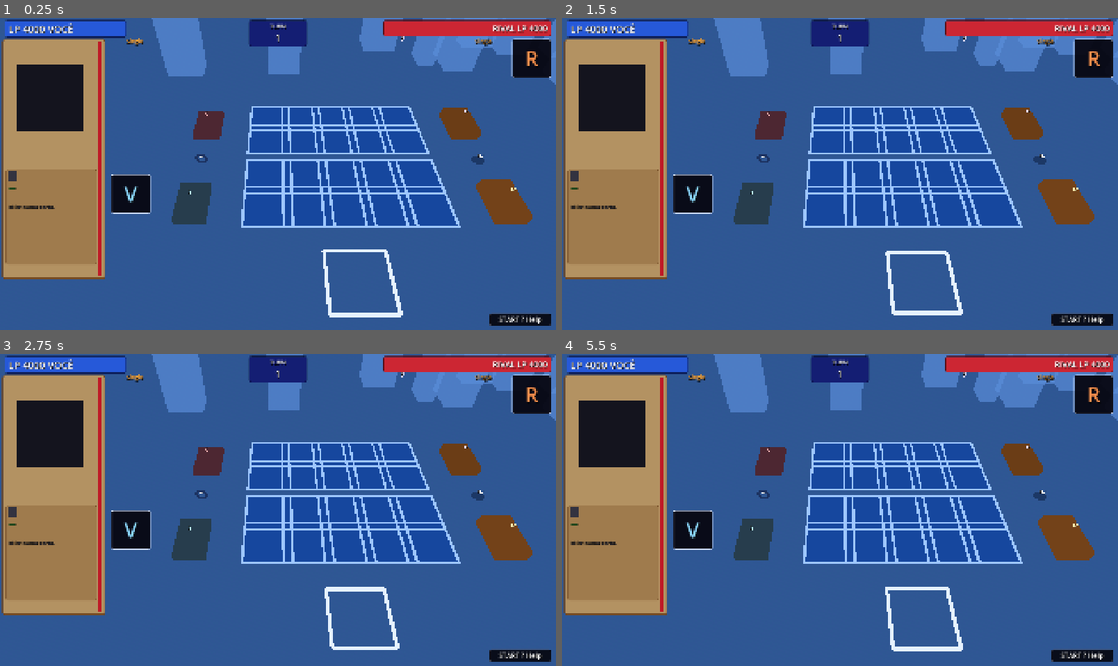
Above: before the commit, frames 1-4 (two rows, left to right).
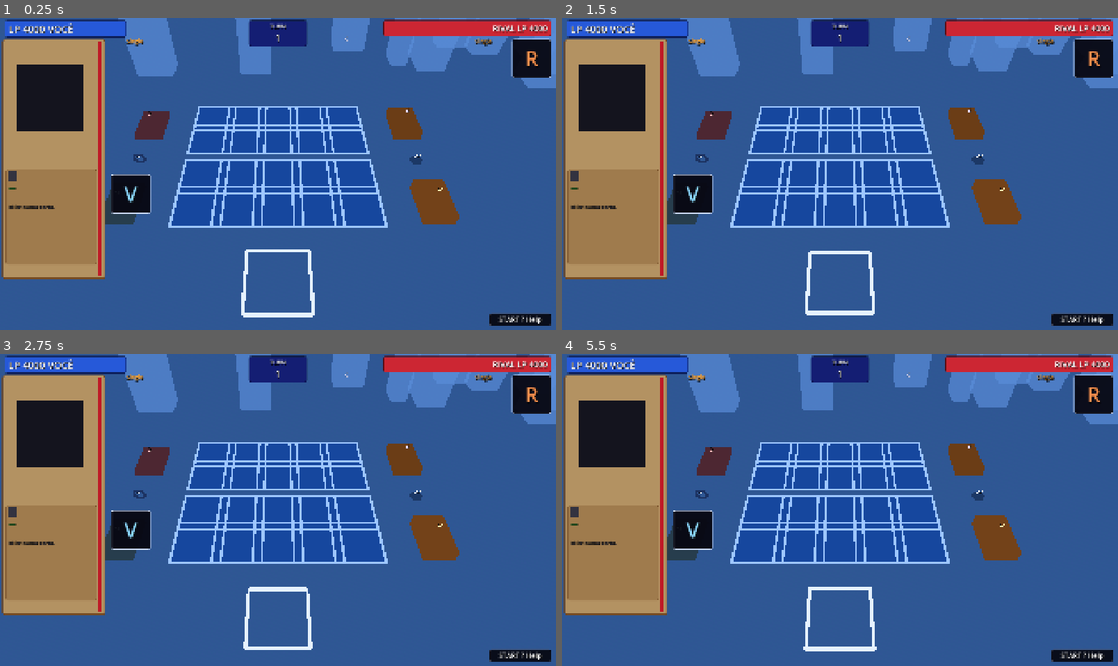
Above: after the commit, the same moments.

Repository: joeyviciousfake-netizen/Astralis
Game: Godot game, scene res://duel3d/mesa_3d.tscn
The game is run twice, just before and just after one commit, with the same random seed, the same clock (stepped at 60 frames per second) and the same inputs.
Inputs (mouse positions are in pixels of both pictures, inside the frame that each line leads up to):
- Up to frame 1 (0.25 s): no input
- Up to frame 2 (1.5 s): tap Enter at 0.5 s; move the mouse to (962, 158) at 0.52 s; hold Shift 0.53-1.25 s; click (962, 158) at 0.67 s; drag from (728, 189) to (812, 236) at 1.27 s
- Up to frame 3 (2.75 s): move the mouse to (333, 441) at 2.02 s; tap Ctrl at 2.1 s; click (333, 441) at 2.17 s
- Up to frame 4 (5.5 s): drag from (812, 572) to (673, 463) at 2.77 s; move the mouse to (1006, 556) at 3.52 s; tap Alt at 3.6 s; click (1006, 556) at 3.67 s; drag from (673, 463) to (756, 432) at 4.27 s; move the mouse to (867, 510) at 5.02 s; hold Shift from 5.03 s (still down); click (867, 510) at 5.17 s

The runs differ from the first frame. In frame 1, 17% of the frame differs, in the area x 18-100%, y 0-96%; in frame 2, 17%; in frame 3, 17%; in frame 4, 17%.

Commit message:
wip: calibragem maos + camera

Diff:
--- a/astralis/duel3d/mesa_3d.gd
+++ b/astralis/duel3d/mesa_3d.gd
@@ -41,9 +41,14 @@
 const TOPO := 0.35
 ## Câmera FIXA (ordem do usuário): deslocada p/ a esquerda olhando p/
 ## a direita — o campo fica colado à direita da tela. Sem órbita/balanço.
-const CAM_POS := Vector3(-2.2, 9, 8)
-const CAM_ALVO := Vector3(-2.2, 0, 0.0)
+const CAM_POS := Vector3(0, 9, 8)
+const CAM_ALVO := Vector3(0, 0, 0.0)
 const CAM_FOV := 50.0
+## Deslocamento da LENTE (ordem do usuário): câmera centrada no campo
+## (visão simétrica, sem torto de perspectiva) e o frustum deslocado
+## joga a imagem p/ a direita (campo colado à direita, como antes).
+## Ajuste fino aqui (negativo = imagem p/ a direita).
+const CAM_OFFSET_X := 0.16
 ## Fases estilo Tag Force REMOVIDAS (ordem do usuário, 2026-09-28): o
 ## duelo segue o Forbidden Memories, sem DP/SP/MP1/BP/MP2/EP.
 
@@ -223,11 +228,12 @@
 	if _cam != null:
 		print("[MESA3D] Cam: pos=%s fov=%s alvo=%s." % [str(_cam.global_position), str(_cam.fov), str(CAM_ALVO)])
 		print("[MESA3D] Slot p0_m2 na tela: %s." % str(_cam.unproject_position(_pos_slot(0, "monstro", 2))))
-		print("[MESA3D] Calib: centro campo=%s mao0=%s mao0+1x=%s rival=%s." % [
+		print("[MESA3D] Calib: centro campo=%s mao=%s mao+1x=%s rival=%s base=%s." % [
 			str(_cam.unproject_position(Vector3(0, 0.35, 0.0))),
-			str(_cam.unproject_position(Vector3(0, 4.0, 6.1))),
-			str(_cam.unproject_position(Vector3(1.0, 4.0, 6.1))),
-			str(_cam.unproject_position(Vector3(0, 1.4, -4.75)))])
+			str(_cam.unproject_position(_pos_mao_arco(2, 5, 0))),
+			str(_cam.unproject_position(_pos_mao_arco(2, 5, 0) + Vector3(1, 0, 0))),
+			str(_cam.unproject_position(_pos_mao_arco(2, 5, 1))),
+			str(_cam.unproject_position(_pos_mao_arco(2, 5, 0) + Vector3(0, -0.4286, 0.5896)))])
 	_ver_autoquit()
 
 
@@ -329,6 +335,7 @@
 	_cam.current = true
 	add_child(_cam)
 	_cam.look_at(CAM_ALVO)
+	_cam.frustum_offset = Vector2(CAM_OFFSET_X, 0.0)
 	print("[MESA3D] Ambiente: céu azul + neblina + pilares + Camera3D FIXA (sem luzes: tudo unshaded).")
 
 
@@ -904,9 +911,9 @@
 	if lado == 0:
 		# Mão centrada no CENTRO VISUAL do campo (ordem do usuário): por
 		# perspectiva, o centro da mão fica à esquerda do centro do mundo.
-		return Vector3(-1.3 + t * 1.12, 4, 6.1)
-	# Rival idem (mais longe = desloca p/ a direita).
-	return Vector3(0.45 + t * 0.7, 1.4, -4.75)
+		return Vector3(0.3 + t * 1.12, 4.35, 6.1)
+	# Rival idem (mais longe = desloca p/ a esquerda).
+	return Vector3(-2.8 + t * 0.7, 1.4, -4.75)
 
 
 func _limpar_cartas() -> void:
--- a/astralis/testing/test_mesa_3d_oficial.gd
+++ b/astralis/testing/test_mesa_3d_oficial.gd
@@ -265,10 +265,10 @@
 	var mesa: Node = await _mesa3d_nova()
 	var cam := mesa.get_node("Camera3D") as Camera3D
 	assert_true(cam != null, "Camera3D existe.")
-	assert_eq(cam.position, Vector3(-2.2, 9, 8), "Câmera fixa (posição do usuário).")
+	assert_eq(cam.position, Vector3(0, 9, 8), "Câmera fixa (posição do usuário).")
 	assert_eq(cam.fov, 50.0, "FOV fixo com profundidade da ref.")
 	await wait_process_frames(10)
-	assert_eq((mesa.get_node("Camera3D") as Camera3D).position, Vector3(-2.2, 9, 8), "Câmera não deriva (sem órbita).")
+	assert_eq((mesa.get_node("Camera3D") as Camera3D).position, Vector3(0, 9, 8), "Câmera não deriva (sem órbita).")
 
 
 func test_placas_topo_com_dado_real_sem_marca() -> void:
